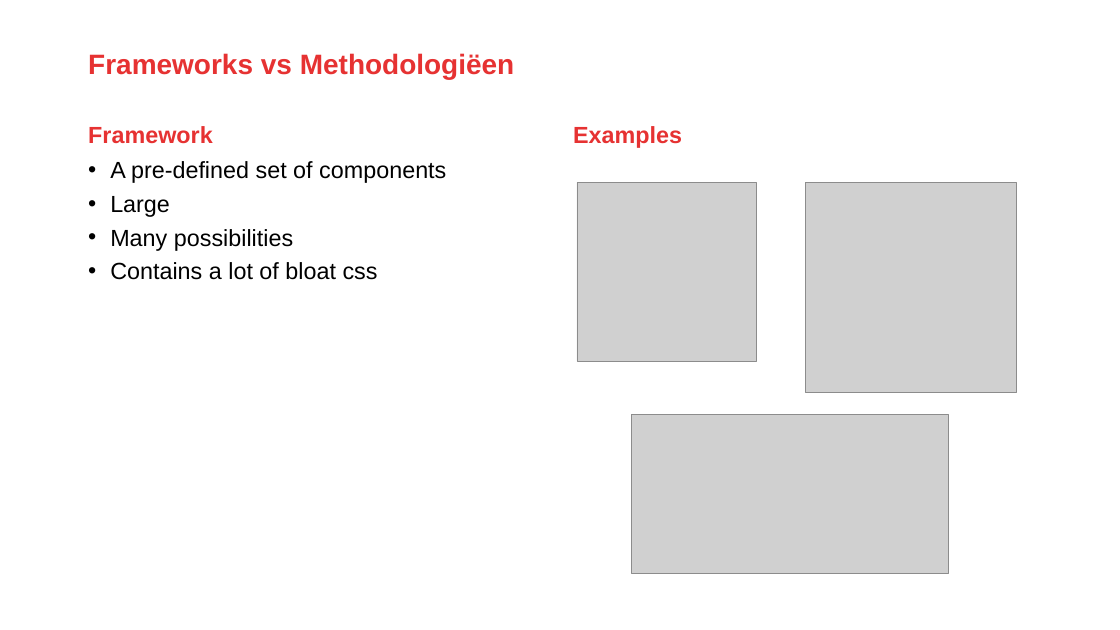
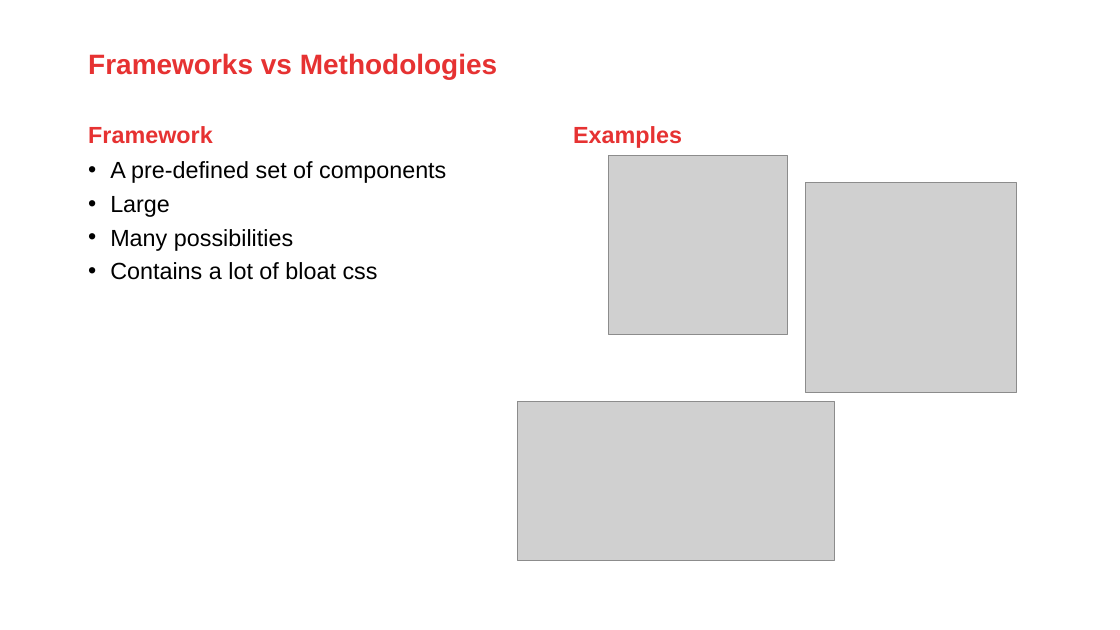
Before and after one commit to AMIS-Services/sig-css-architecture, a slide deck: slide 3 of SIG_CSS_Architecture.pptx. Drawn at 1120x630 pixels with LibreOffice and Linux fonts; fonts in the diff are those of the drawing; grey boxes stand for pictures; background and template pictures are left out. Boxes give left, top, right and bottom in pixels: in the first picture for what was removed or moved away, otherwise in the second. Text is boxed around its words. In the diff, an @@ line names an element or a change of style, - is before the commit and + after.

```diff
--- a/SIG_CSS_Architecture.pptx
+++ b/SIG_CSS_Architecture.pptx
@@ title at [88, 53, 497, 79]: text changed @@
-Frameworks vs Methodologiëen
+Frameworks vs Methodologies
@@ picture: place and size @@
-picture at [577, 182, 756, 361]
+picture at [608, 155, 787, 334]
@@ picture: place and size @@
-picture at [632, 415, 949, 574]
+picture at [518, 402, 835, 560]
```
Also in this commit, not shown: 3 other slides changed, 2 slides added, 1 slide removed, 4 other files.
